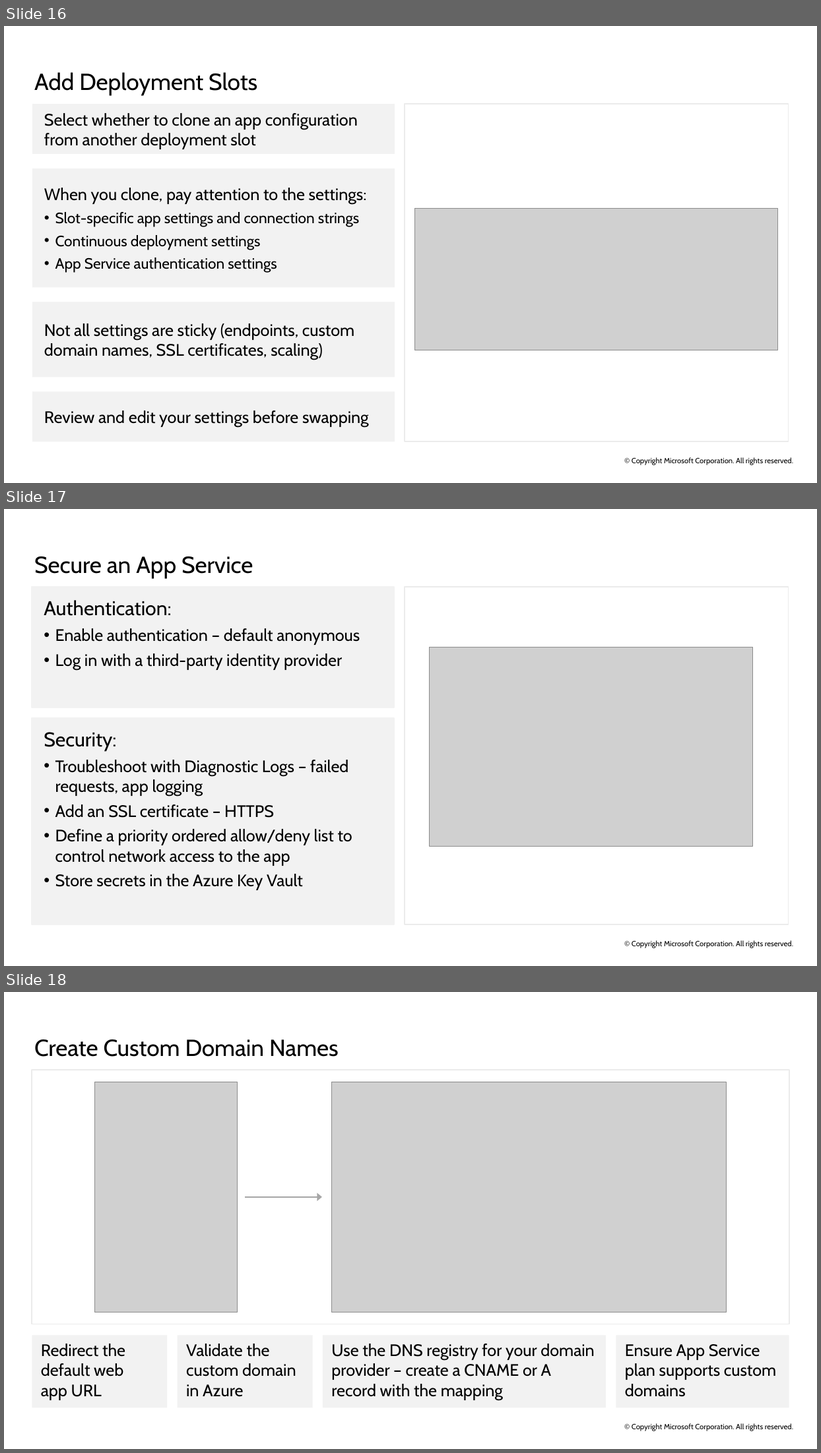
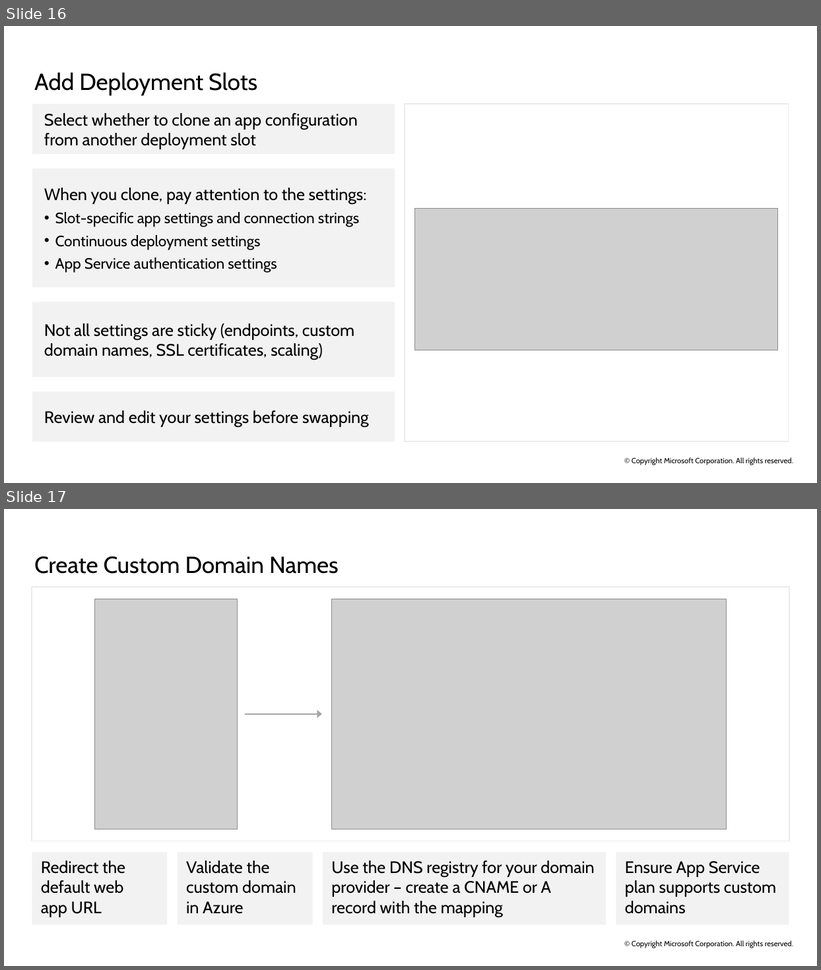
Before and after one commit to ryanpbetts/az-104-material, a slide deck: Slides/AZ-104T00A-ENU-PowerPoint_09 - done.pptx. Shown one above the other, each under a label of ours: slides 16, 17 and 18 before the commit, slides 16 and 17 after it. The pictures are 821x1453 and 821x970 pixels, drawn with LibreOffice and Linux fonts; fonts in the diff are those of the drawing; grey boxes stand for pictures. Boxes give left, top, right and bottom in pixels: in the first picture for what was removed or moved away, otherwise in the second. Text is boxed around its words. In the diff, an @@ line names an element or a change of style, - is before the commit and + after.

```diff
--- a/Slides/AZ-104T00A-ENU-PowerPoint_09 - done.pptx
+++ b/Slides/AZ-104T00A-ENU-PowerPoint_09 - done.pptx
@@ slide 17 removed at bbox=[4, 509, 817, 966], background #FFFFFF; not listed: 1 template element that a slide beside it also shows @@
@@ title removed at bbox=[34, 557, 253, 579] @@
-Secure an App Service
@@ rectangle removed at bbox=[32, 587, 395, 708] @@
-Authentication:
-  • Enable authentication – default anonymous
-  • Log in with a third-party identity provider
@@ rectangle removed at bbox=[405, 587, 789, 925] @@
@@ picture removed at bbox=[429, 647, 753, 846] @@
@@ rectangle removed at bbox=[32, 718, 395, 925] @@
-Security:
-  • Troubleshoot with Diagnostic Logs – failed requests, app logging
-  • Add an SSL certificate – HTTPS
-  • Define a priority ordered allow/deny list to control network access to the app
-  • Store secrets in the Azure Key Vault
@@ what was slide 18 is now slide 17 @@
```
Also in this commit, not shown: 3 other files.
